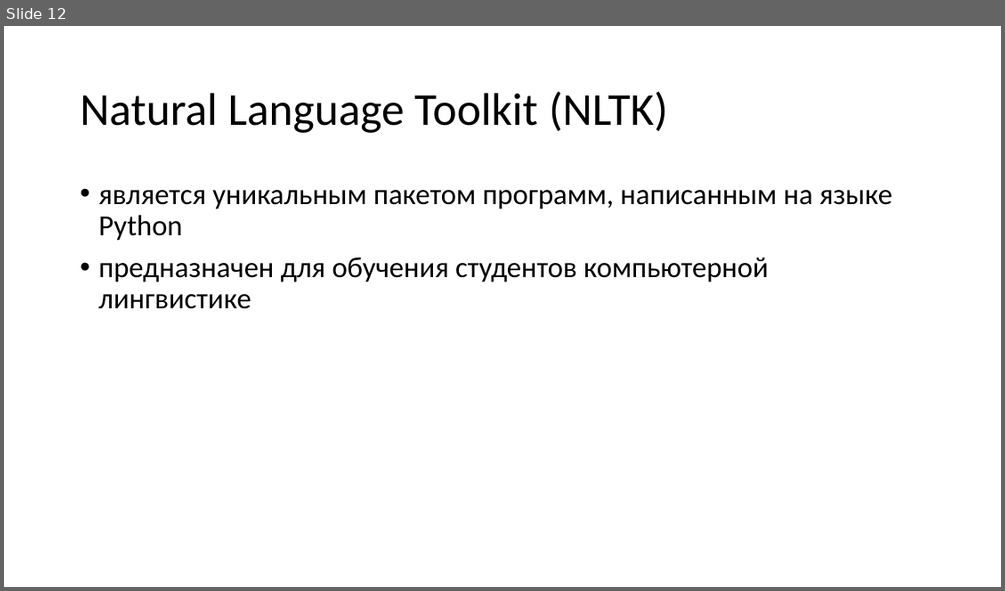
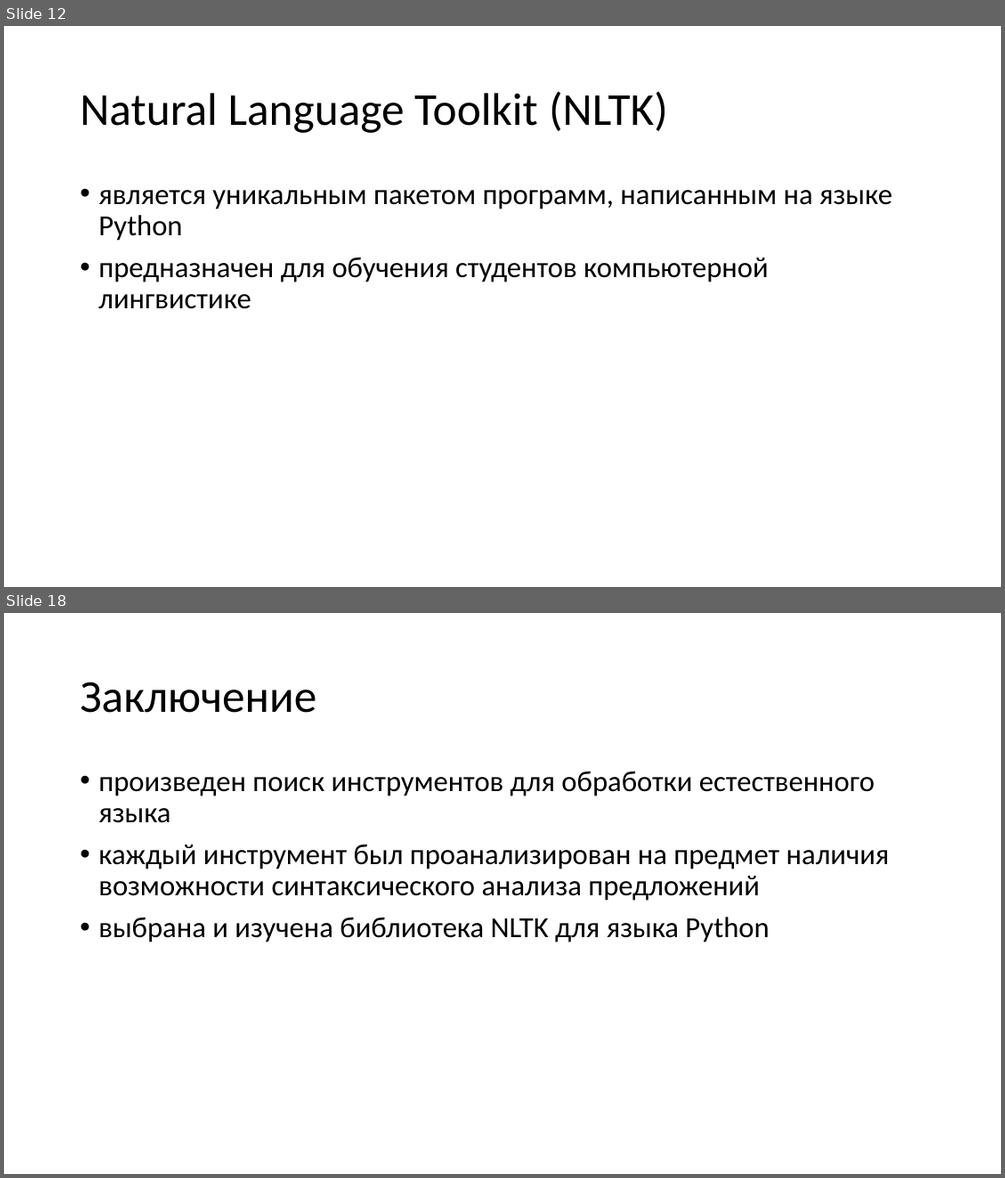
Before and after one commit to iamgo100/course-work-cst, a slide deck: Курсовая работа, 4 семестр.pptx. Shown one above the other, each under a label of ours: slide 12 before the commit, slides 12 and 18 after it; the slides between them are not shown. The pictures are 1005x591 and 1005x1178 pixels, drawn with LibreOffice and Linux fonts; fonts in the diff are those of the drawing. Boxes give left, top, right and bottom in pixels: in the first picture for what was removed or moved away, otherwise in the second. Text is boxed around its words. In the diff, an @@ line names an element or a change of style, - is before the commit and + after.

```diff
--- a/Курсовая работа, 4 семестр.pptx
+++ b/Курсовая работа, 4 семестр.pptx
@@ slide 18 added at <box>4,613,1001,1174</box>, background #FFFFFF @@
@@ title added at <box>80,682,316,713</box>, 44 pt, text #000000 @@
+Заключение
@@ text added at <box>98,771,890,942</box>, 28 pt, text #000000 @@
+• произведен поиск инструментов для обработки естественного языка
+• каждый инструмент был проанализирован на предмет наличия возможности синтаксического анализа предложений
+• выбрана и изучена библиотека NLTK для языка Python
```
Also in this commit, not shown: 1 slide changed, 6 other slides added, 7 slides removed.
